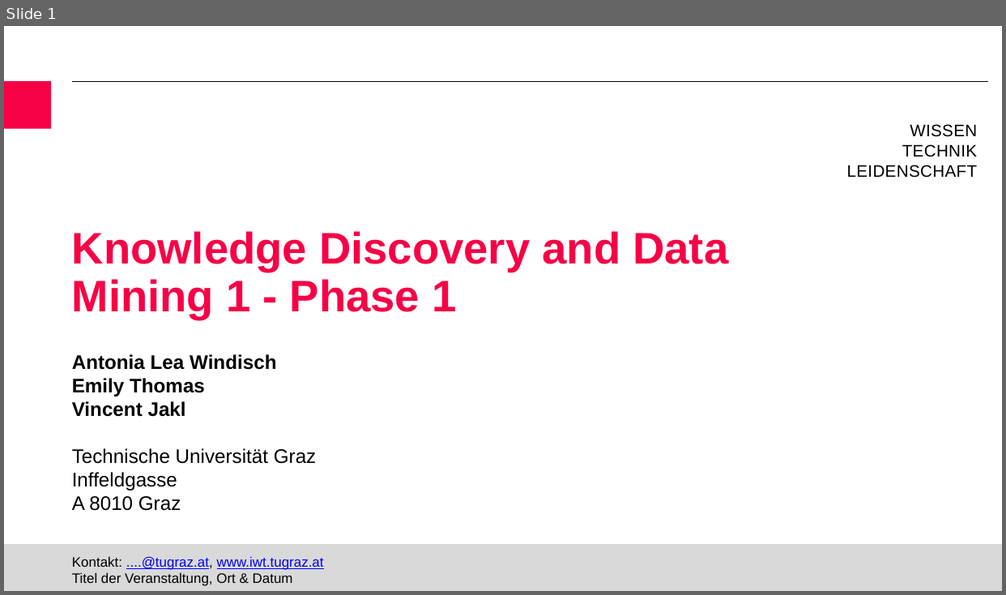
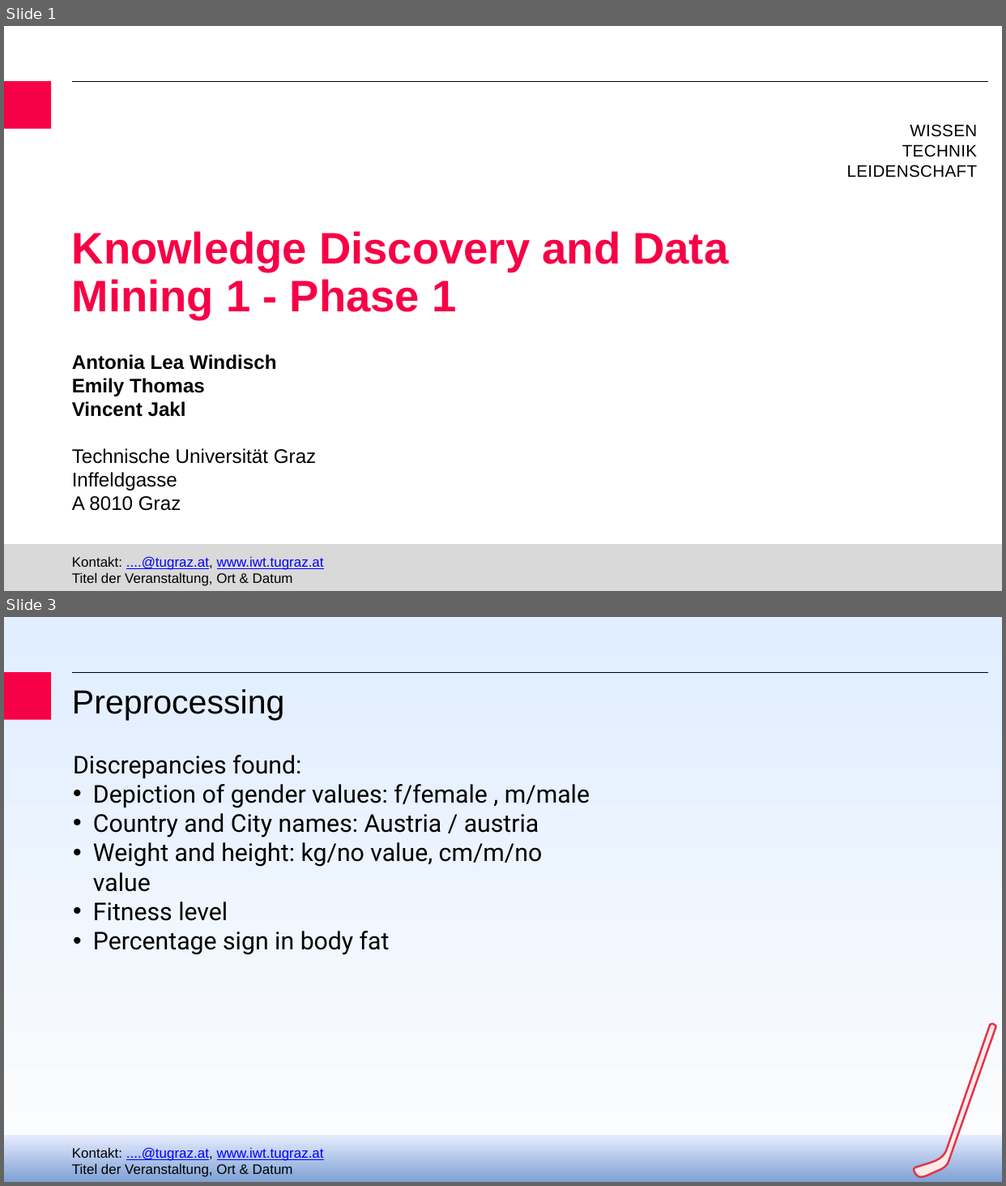
Before and after one commit to jaklvinc/KnowledgeDiscoveryAndDataMining-TUGraz-2026, a slide deck: phase_1/KDDM_phase1_presentation.pptx. Shown one above the other, each under a label of ours: slide 1 before the commit, slides 1 and 3 after it; the slides between them are not shown. The pictures are 1006x595 and 1006x1186 pixels, drawn with LibreOffice and Linux fonts; fonts in the diff are those of the drawing; background and template pictures are left out. Boxes give left, top, right and bottom in pixels: in the first picture for what was removed or moved away, otherwise in the second. Text is boxed around its words. In the diff, an @@ line names an element or a change of style, - is before the commit and + after.

```diff
--- a/phase_1/KDDM_phase1_presentation.pptx
+++ b/phase_1/KDDM_phase1_presentation.pptx
@@ slide 3 added at [4,617,1002,1182], background gradient #FDFDFD to #E0EEFF; not listed: 3 template elements that a slide beside it also shows @@
@@ title added at [72,689,285,721], 34 pt, text #000000 @@
+Preprocessing
@@ text added at [73,755,590,955], 25 pt, text #000000 @@
+Discrepancies found:
+• Depiction of gender values: f/female , m/male
+• Country and City names: Austria / austria
+• Weight and height: kg/no value, cm/m/no value
+• Fitness level
+• Percentage sign in body fat
@@ freeform shape added at [914,1024,996,1177], fill #FFEBE7, outline #E2324C 2 pt @@
@@ rectangle added at [4,1135,1002,1182], fill gradient #7DA0D3 to #E6ECFF @@
```
Also in this commit, not shown: 1 slide changed, 8 other slides added, 6 slides removed, 1 other file.
